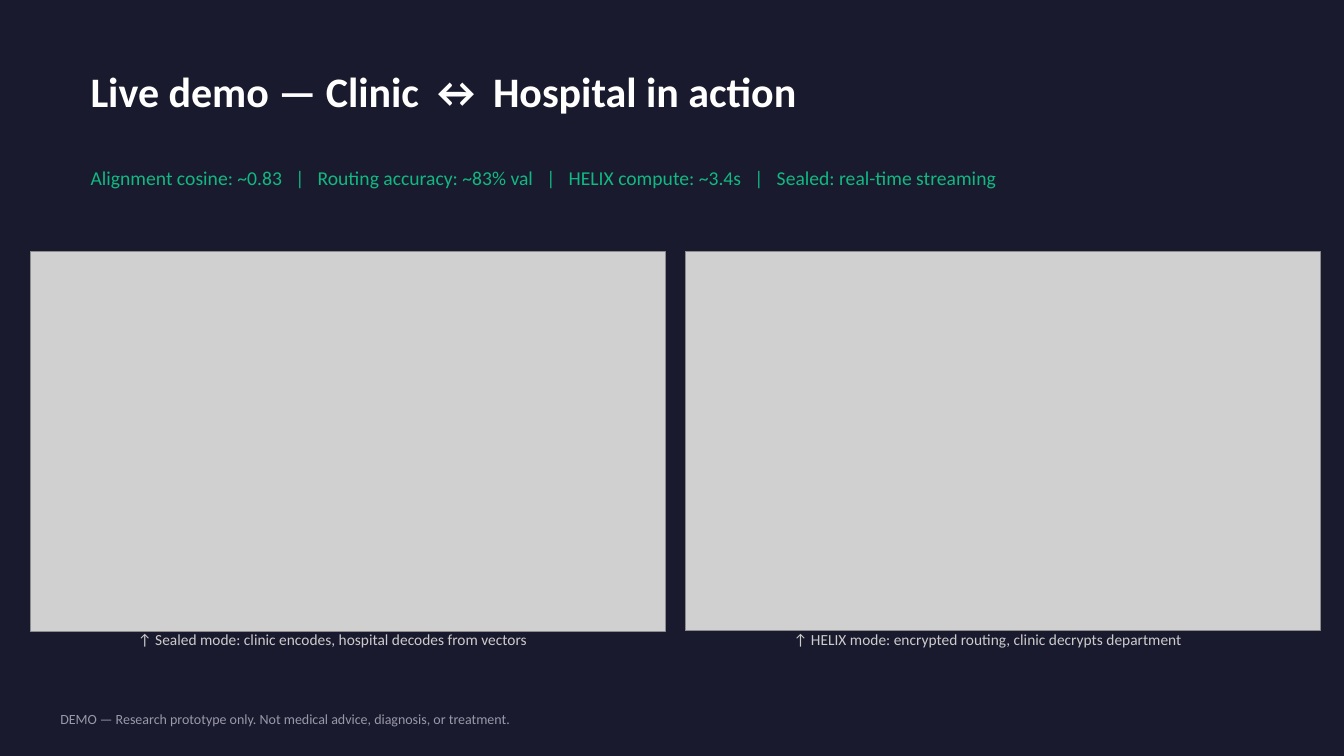
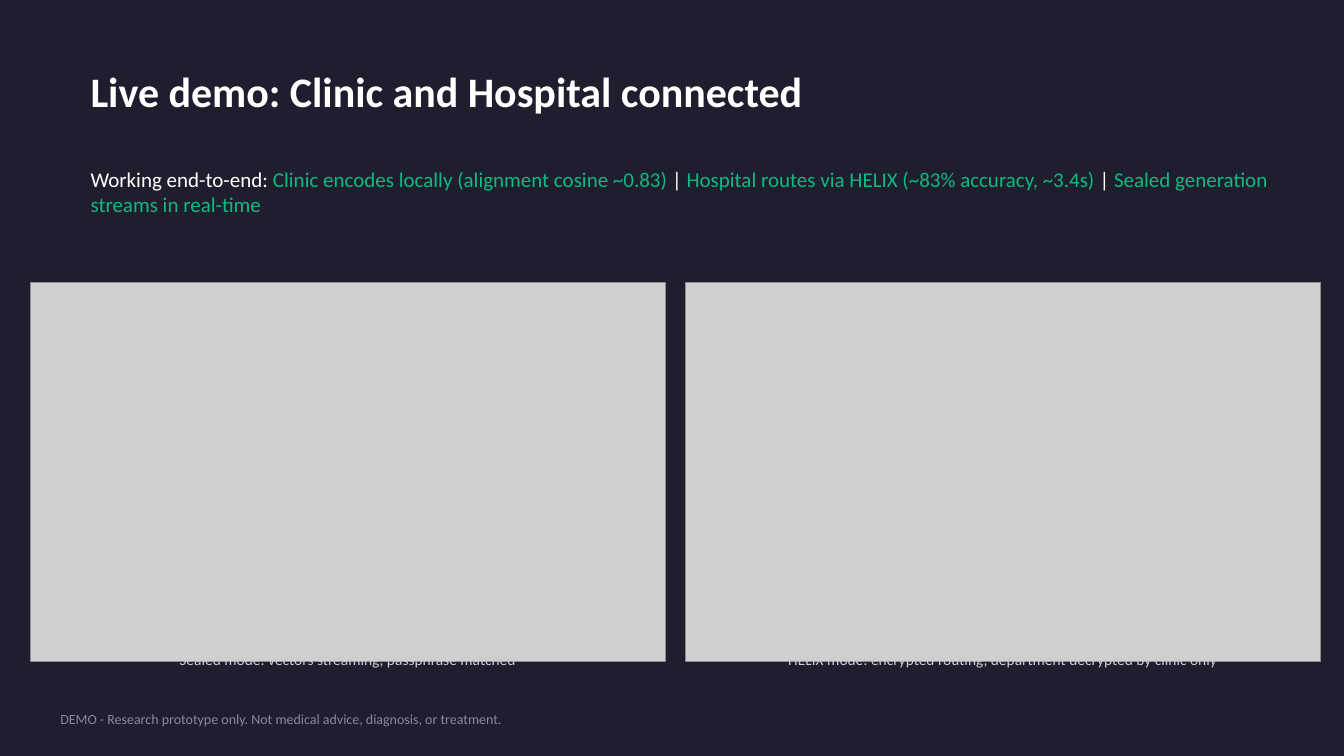
Before and after one commit to janpauldahlke/CrossMind, a slide deck: slide 6 of hackathon_docs/CrossMind_Pitch_Deck.pptx. Drawn at 1344x756 pixels with LibreOffice and Linux fonts; fonts in the diff are those of the drawing; grey boxes stand for pictures. Boxes give left, top, right and bottom in pixels: in the first picture for what was removed or moved away, otherwise in the second. Text is boxed around its words. In the diff, an @@ line names an element or a change of style, - is before the commit and + after.

```diff
--- a/hackathon_docs/CrossMind_Pitch_Deck.pptx
+++ b/hackathon_docs/CrossMind_Pitch_Deck.pptx
@@ background #1A1A2E to #1E1E2E @@
@@ text at [91, 77, 802, 114]: text changed @@
-Live demo — Clinic ↔ Hospital in action
+Live demo: Clinic and Hospital connected
@@ text at [91, 172, 1267, 212]: text changed; size 14 to 15 pt @@
-Alignment cosine: ~0.83 | Routing accuracy: ~83% val | HELIX compute: ~3.4s | Sealed: real-time streaming
+Working end-to-end: Clinic encodes locally (alignment cosine ~0.83) | Hospital routes via HELIX (~83% accuracy, ~3.4s) | Sealed generation streams in real-time
@@ picture: place and size @@
-picture at [30, 252, 665, 632]
+picture at [30, 282, 665, 661]
@@ picture: place and size @@
-picture at [686, 252, 1321, 631]
+picture at [686, 282, 1321, 661]
@@ text at [179, 661, 515, 670]: text changed @@
-↑ Sealed mode: clinic encodes, hospital decodes from vectors
+Sealed mode: vectors streaming, passphrase matched
@@ text at [788, 661, 1217, 670]: text changed @@
-↑ HELIX mode: encrypted routing, clinic decrypts department
+HELIX mode: encrypted routing, department decrypted by clinic only
@@ text at [60, 714, 502, 726]: text changed; text colour #9999AA to #888899 @@
-DEMO — Research prototype only. Not medical advice, diagnosis, or treatment.
+DEMO - Research prototype only. Not medical advice, diagnosis, or treatment.
```
Also in this commit, not shown: 6 other slides changed, 4 other files.
